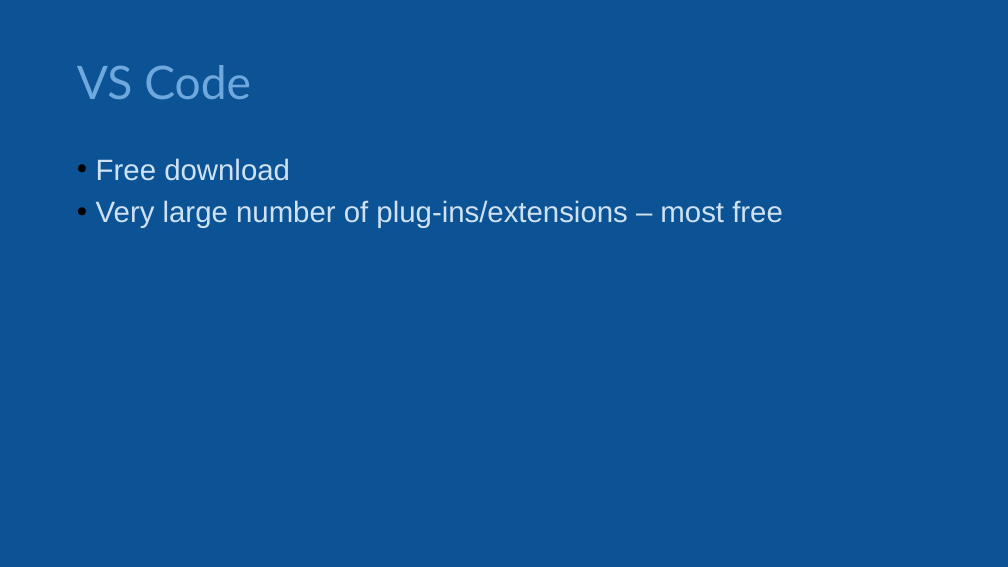
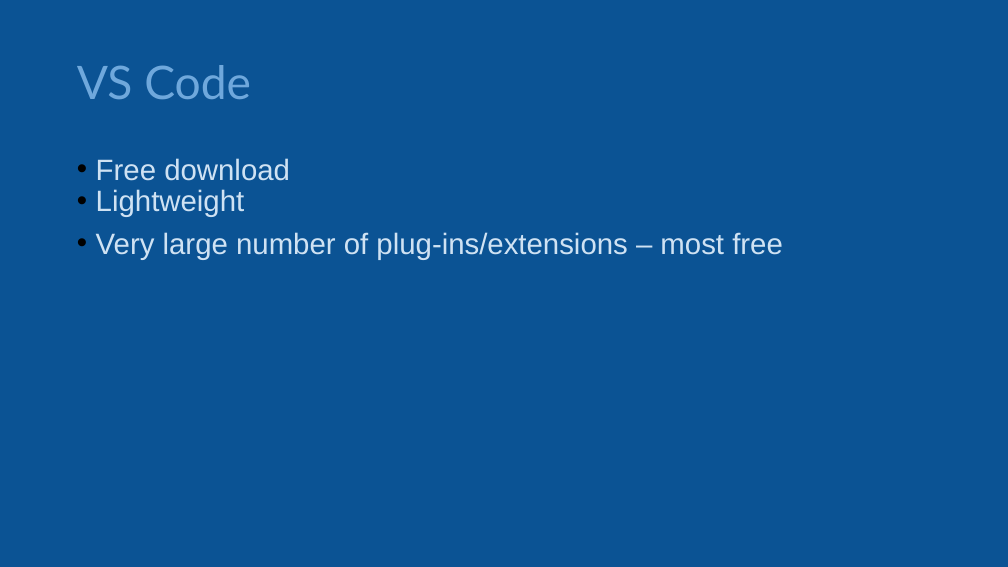
Before and after one commit to phil-a10/Talks, a slide deck: slide 18 of Data Engineering Using Free Tools/Learn Data Engineering For Free.pptx (slide 17 before the commit). Drawn at 1008x567 pixels with LibreOffice and Linux fonts; fonts in the diff are those of the drawing. Boxes give left, top, right and bottom in pixels: in the first picture for what was removed or moved away, otherwise in the second. Text is boxed around its words. In the diff, an @@ line names an element or a change of style, - is before the commit and + after.

```diff
--- a/Data Engineering Using Free Tools/Learn Data Engineering For Free.pptx
+++ b/Data Engineering Using Free Tools/Learn Data Engineering For Free.pptx
@@ text at [96,189,245,217]: paragraph added @@
+• Lightweight
```
Also in this commit, not shown: 8 other slides changed, 6 slides added, 2 slides removed, 2 other files.
